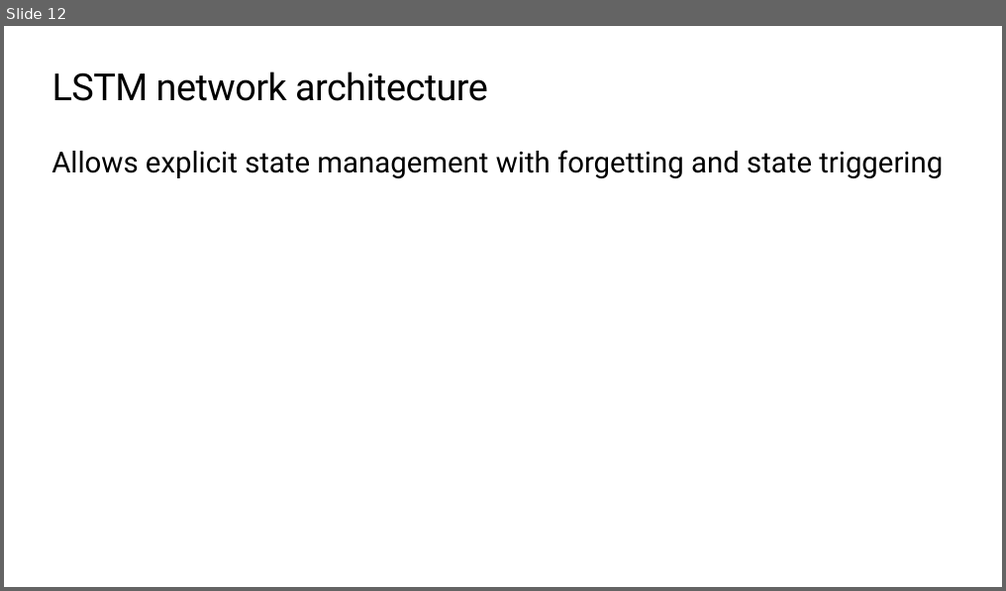
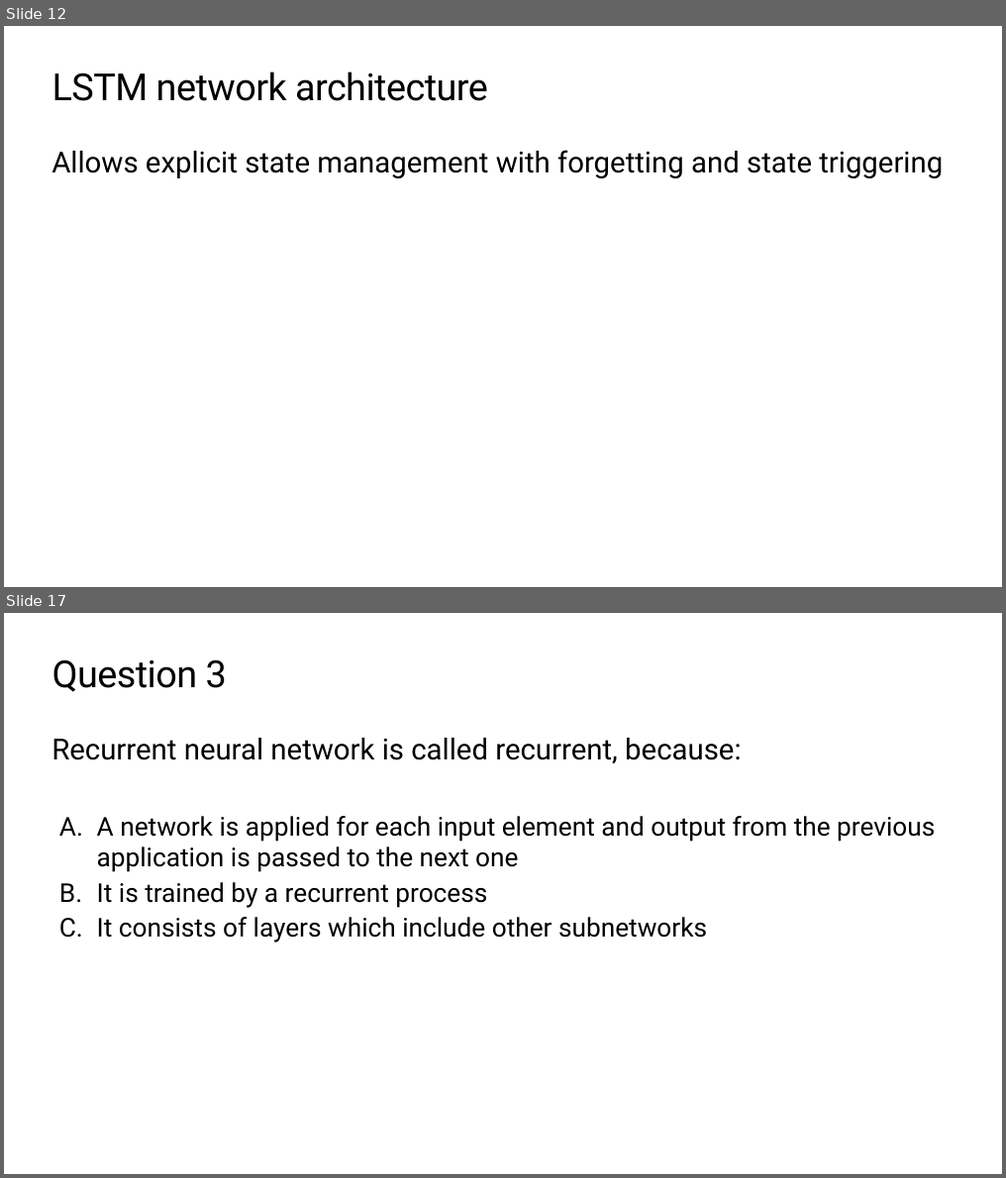
Before and after one commit to microsoft/workshop-library, a slide deck: nlp-tensorflow/slides.pptx. Shown one above the other, each under a label of ours: slide 12 before the commit, slides 12 and 17 after it; the slides between them are not shown. The pictures are 1006x591 and 1006x1178 pixels, drawn with LibreOffice and Linux fonts; fonts in the diff are those of the drawing; background and template pictures are left out. Boxes give left, top, right and bottom in pixels: in the first picture for what was removed or moved away, otherwise in the second. Text is boxed around its words. In the diff, an @@ line names an element or a change of style, - is before the commit and + after.

```diff
--- a/nlp-tensorflow/slides.pptx
+++ b/nlp-tensorflow/slides.pptx
@@ slide 17 added at (4,613,1002,1174), background #FFFFFF @@
@@ title added at (53,660,227,692), 36 pt, text #000000 @@
+Question 3
@@ text added at (52,738,741,763), 28 pt, text #000000 @@
+Recurrent neural network is called recurrent, because:
@@ text added at (97,816,935,943), 25 pt, text #000000 @@
+  A. A network is applied for each input element and output from the previous application is passed to the next one
+  B. It is trained by a recurrent process
+  C. It consists of layers which include other subnetworks
```
Also in this commit, not shown: 9 other slides added, 3 other files.
